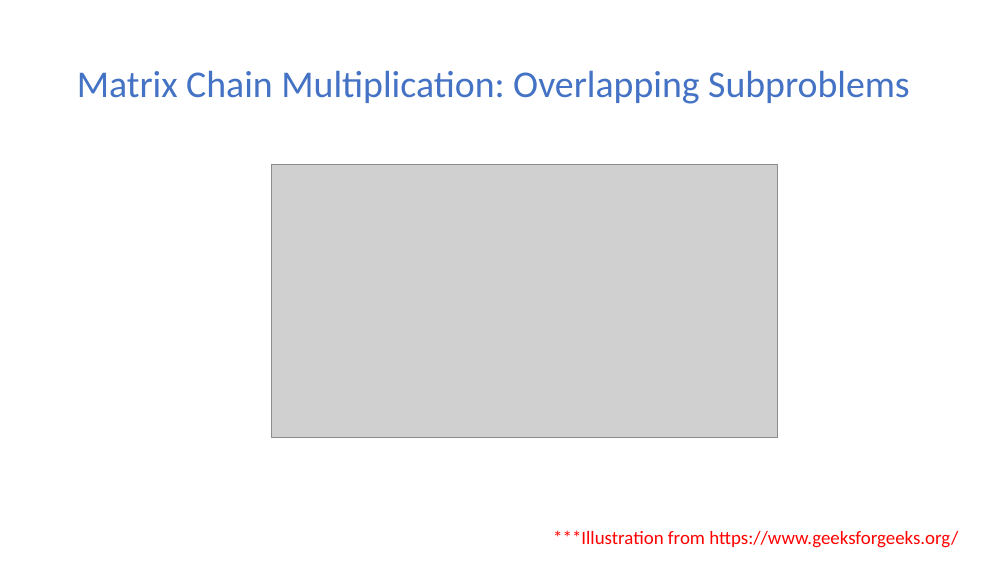
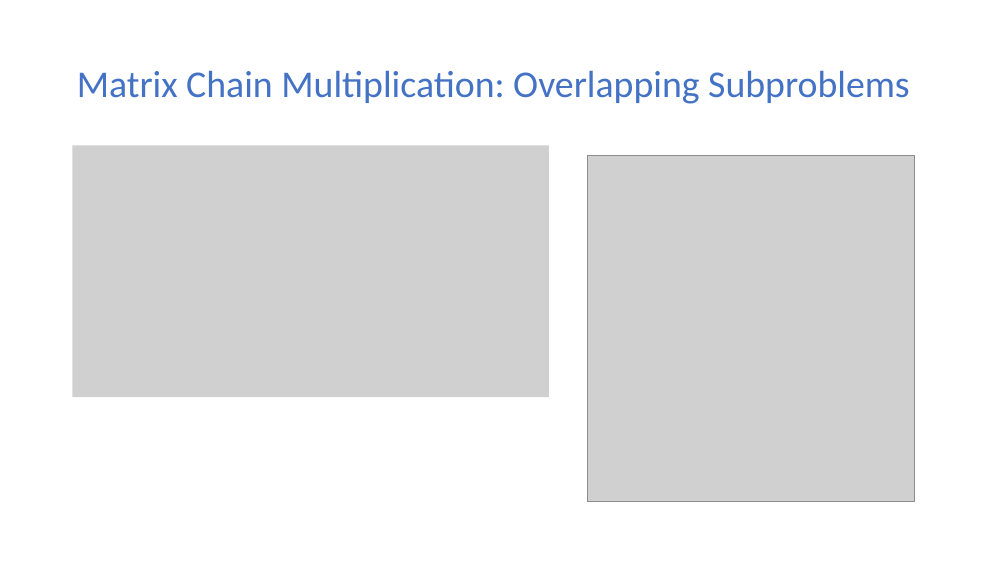
Before and after one commit to ekkapotc/EA, a slide deck: slide 23 of Lectures/Lecture 7.pptx (slide 24 before the commit). Drawn at 1008x567 pixels with LibreOffice and Linux fonts; fonts in the diff are those of the drawing; grey boxes stand for pictures. Boxes give left, top, right and bottom in pixels: in the first picture for what was removed or moved away, otherwise in the second. Text is boxed around its words. In the diff, an @@ line names an element or a change of style, - is before the commit and + after.

```diff
--- a/Lectures/Lecture 7.pptx
+++ b/Lectures/Lecture 7.pptx
@@ picture added at (73, 145, 549, 397) @@
@@ picture removed at (271, 164, 777, 438) @@
@@ picture added at (588, 156, 914, 501) @@
@@ text removed at (553, 530, 958, 548) @@
-***Illustration from https://www.geeksforgeeks.org/
```
Also in this commit, not shown: 8 other slides changed, 2 slides removed, 1 other file.
